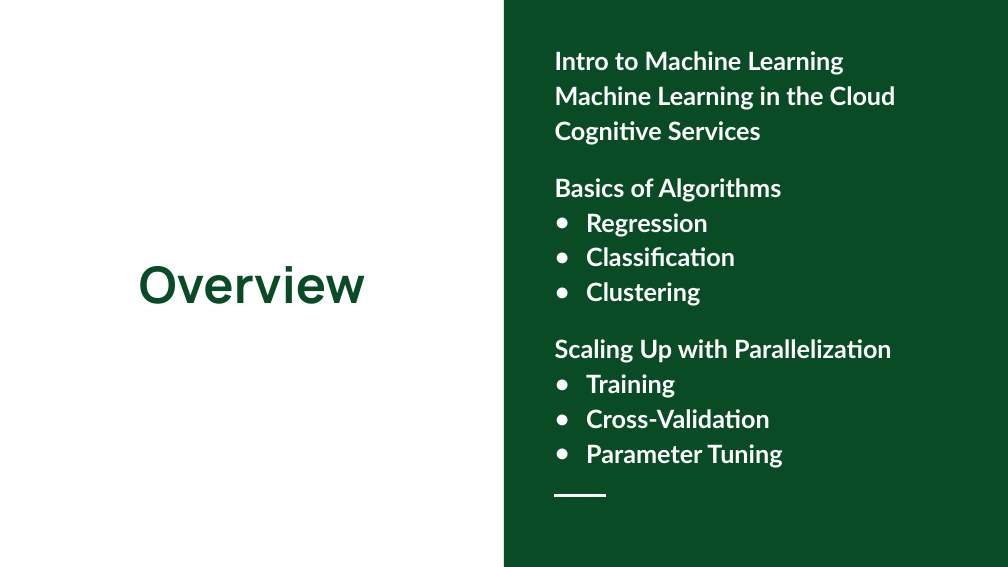
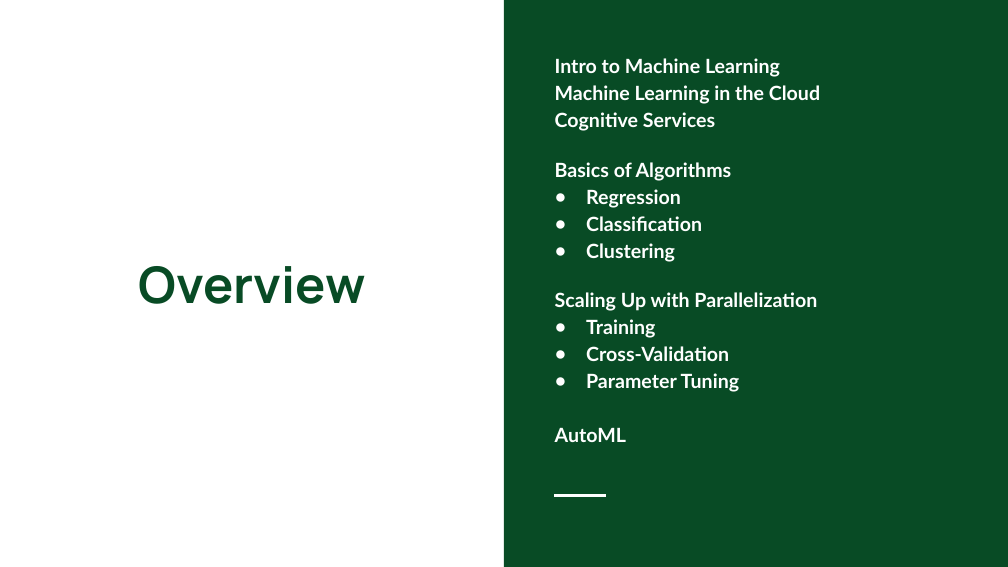
Before and after one commit to colbyford/DSBA6190-CloudComputing, a slide deck: slide 2 of 3 - Machine Learning/MachineLearning.pptx. Drawn at 1008x567 pixels with LibreOffice and Linux fonts; fonts in the diff are those of the drawing. Boxes give left, top, right and bottom in pixels: in the first picture for what was removed or moved away, otherwise in the second. Text is boxed around its words. In the diff, an @@ line names an element or a change of style, - is before the commit and + after.

Commit message:
Update ML Lab, Add AutoML

```diff
--- a/3 - Machine Learning/MachineLearning.pptx
+++ b/3 - Machine Learning/MachineLearning.pptx
@@ text "Intro to Machine Learning" moved from (x1=555, y1=51, x2=896, y2=467) to (x1=555, y1=58, x2=820, y2=442) @@
@@ text at (x1=555, y1=58, x2=820, y2=392): size 18 to 14 pt @@
@@ text at (x1=555, y1=427, x2=626, y2=442): paragraph added @@
+AutoML
```
Also in this commit, not shown: 1 other slide changed, 2 slides added, 3 other files.
